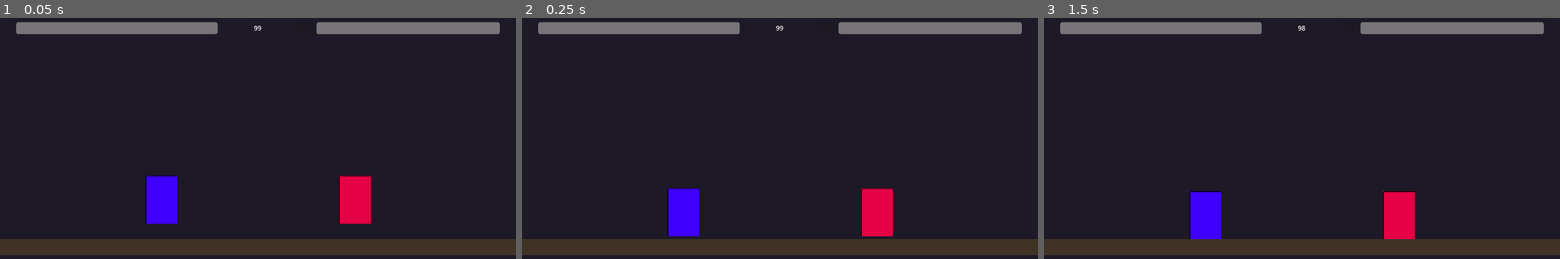
Above: before the commit, frames 1-3 (left to right).
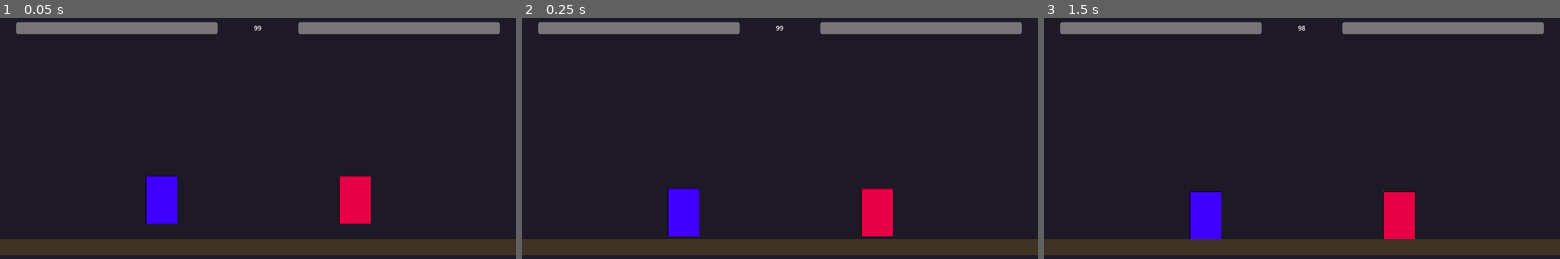
Above: after the commit, the same moments.

Repository: ARTvl32/Jogo-da-Firma
Game: Godot game, scene res://scenes/arena/Arena.tscn
Two runs of this game, one before a commit and one after it. Both use one fixed random seed, a clock stepped at 60 frames per second and the inputs below. This scene is started directly instead of the project's main scene.
Inputs:
- Up to frame 1 (0.05 s): no input
- Up to frame 2 (0.25 s): no input
- Up to frame 3 (1.5 s): tap Enter at 1.25 s

The runs differ from the first frame. In frame 1, 0.2% of the frame differs, in the area x 57-62%, y 1-7%; in frame 2, 0.2%; in frame 3, 0.2%.

Commit message:
fix(vida): chama vida.resetar() no _ready para sincronizar vida_atual com vida_maxima do personagem

Diff:
--- a/scripts/fighters/FighterBase.gd
+++ b/scripts/fighters/FighterBase.gd
@@ -37,6 +37,7 @@
 	hitbox.hit_conectado.connect(_on_hit_conectado)
 	combate.estado_alterado.connect(_on_estado_alterado)
 	vida.morreu.connect(_on_morreu)
+	vida.resetar()
 	animacao.tocar_para_estado(combate.estado_atual)
 	hitbox.desativar()
 	_atualizar_posicao_hitbox()
